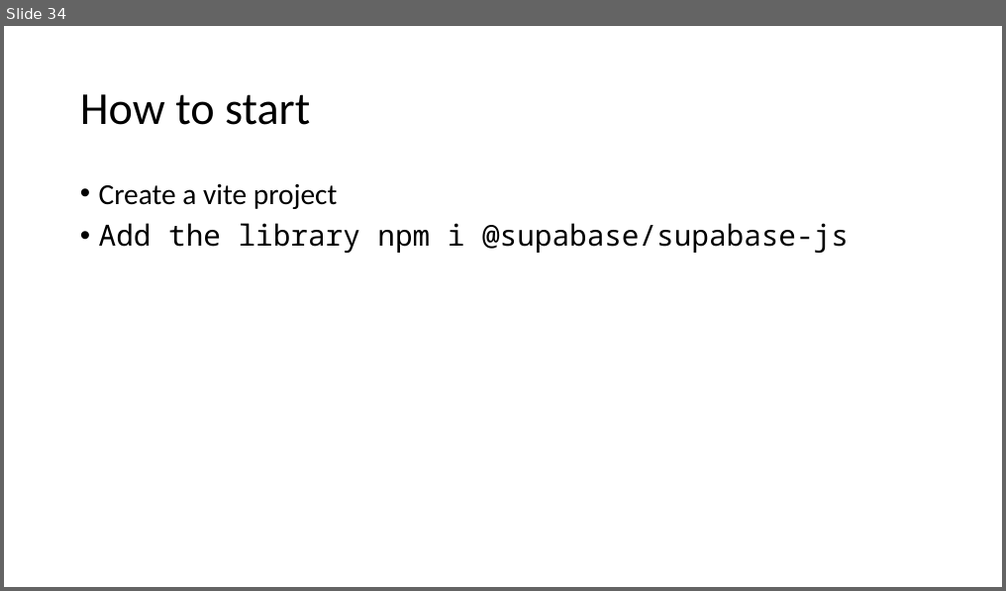
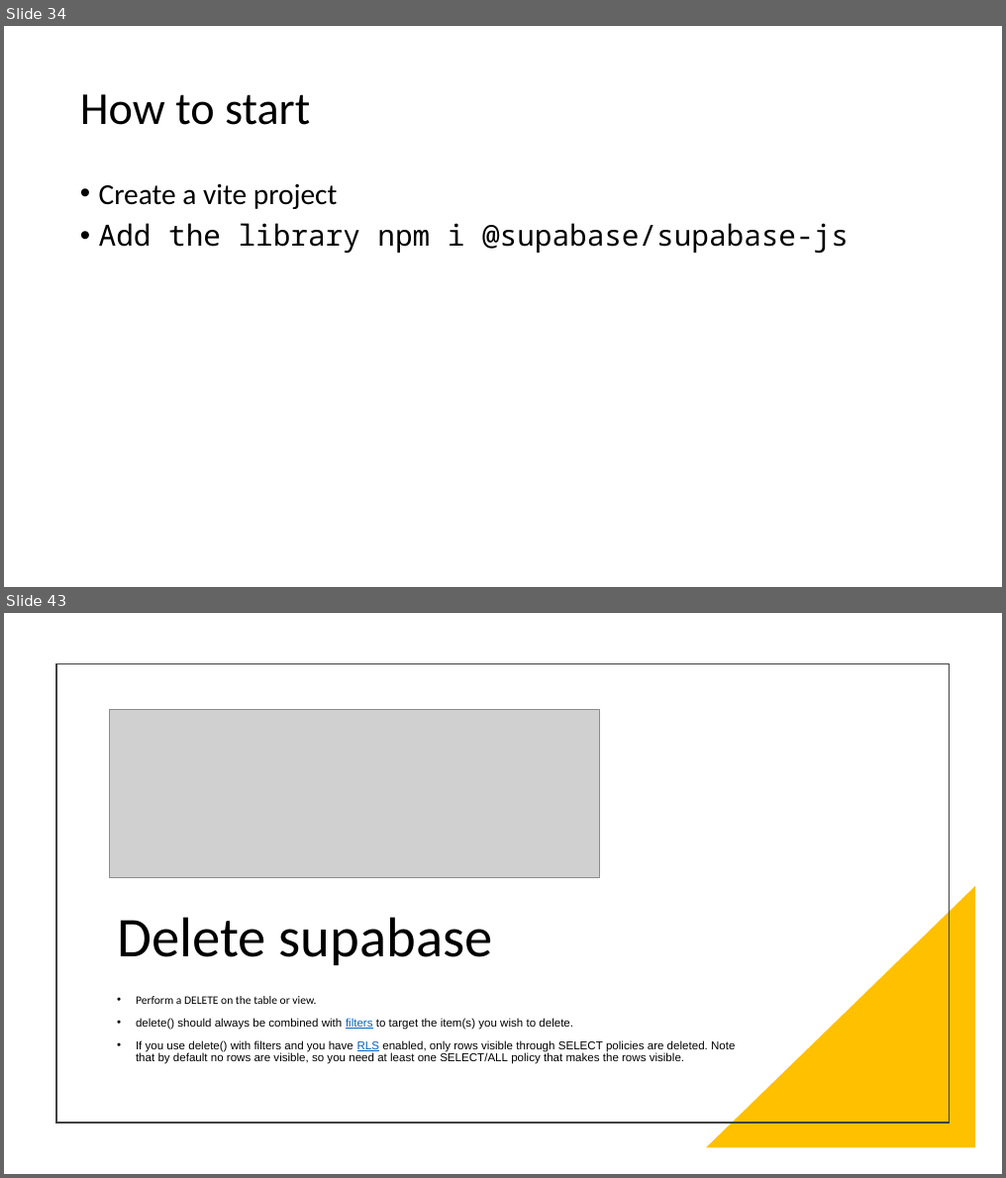
Before and after one commit to 1shaked/full-stack, a slide deck: 19ass/19ass.pptx. Shown one above the other, each under a label of ours: slide 34 before the commit, slides 34 and 43 after it; the slides between them are not shown. The pictures are 1006x591 and 1006x1178 pixels, drawn with LibreOffice and Linux fonts; fonts in the diff are those of the drawing; grey boxes stand for pictures. Boxes give left, top, right and bottom in pixels: in the first picture for what was removed or moved away, otherwise in the second. Text is boxed around its words. In the diff, an @@ line names an element or a change of style, - is before the commit and + after.

```diff
--- a/19ass/19ass.pptx
+++ b/19ass/19ass.pptx
@@ slide 43 added at <box>4,613,1002,1174</box>, background #FFFFFF @@
@@ rectangle added at <box>56,663,949,1123</box>, outline #404040 1.5 pt @@
@@ picture added at <box>110,709,600,878</box> @@
@@ right triangle added at <box>706,886,976,1149</box>, fill #FFC000 @@
@@ title added at <box>117,917,492,965</box>, 54 pt, text #000000 @@
+Delete supabase
@@ text added at <box>136,996,735,1064</box>, 11 pt, text #000000 @@
+• Perform a DELETE on the table or view.
+• delete() should always be combined with filters to target the item(s) you wish to delete.
+• If you use delete() with filters and you have RLS enabled, only rows visible through SELECT policies are deleted. Note that by default no rows are visible, so you need at least one SELECT/ALL policy that makes the rows visible.
```
Also in this commit, not shown: 14 other slides added, 28 other files.
